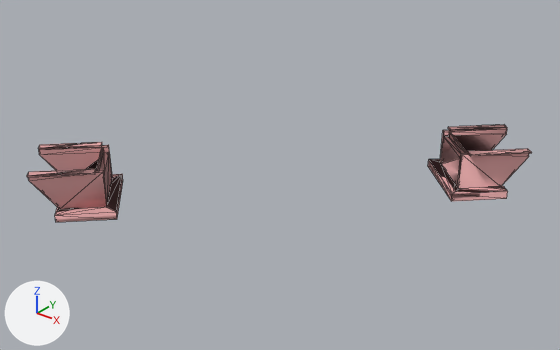
Two versions of the OBJ model data/sceneparts/SoftwareLab/3/bridge3_abutments.obj, one commit apart.
Both versions are drawn from a camera (50 mm lens) standing at (115.8, -72.7, 59.0) and looking at (32.1, 31.9, -5.9). Arrows for +X, +Y and +Z are at lower left; the lights stay in place. Mesh edges are drawn as thin lines. Where no turn or scale is listed for an object, it has been applied to the vertices. Vertices at the same position are counted once.

In view in the first picture: 'bridge3_abutments'.
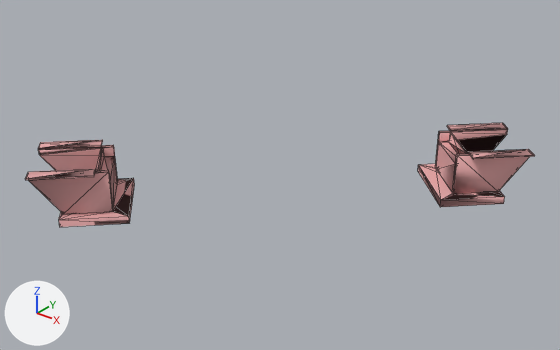
Where the change shows, as pixel boxes [x1, y1, x2, y2] in the pictures (560 x 350 px; the box of a moved part takes in the faces that stretch with it):
```json
{"object": "bridge3_abutments", "change": "reshaped", "before": [27, 125, 532, 222], "after": [25, 123, 534, 227], "on screen": "7% taller"}
{"part": 1, "of": "me_bridge3_abutments", "change": "moved or reshaped", "before": [428, 125, 532, 201], "after": [418, 123, 534, 207]}
{"part": 2, "of": "me_bridge3_abutments", "change": "moved or reshaped", "before": [27, 142, 123, 222], "after": [25, 140, 134, 227]}
```

The change, as JSON lines over the scene's bpy script:
```json
{"block": "me_bridge3_abutments", "where": "# used by ob_bridge3_abutments; location = (0.0, 0.0, 0.0)"}
{"op": "remove", "block": "me_bridge3_abutments", "code": "me_bridge3_abutments.from_pydata(...)  # 136 vertices, 300 faces; spans x -4.8..69.8, y -4.8..69.8, z -9.4..-0.4"}
{"op": "add", "block": "me_bridge3_abutments", "code": "me_bridge3_abutments.from_pydata(...)  # 136 vertices, 300 faces; spans x -5.7..70.6, y -5.7..70.6, z -10.5..-0.4"}
{"block": "me_bridge3_abutments", "change": "me_bridge3_abutments part 1: 68 of 136 vertices moved; they spanned x 48.8..69.8, y 48.8..69.8, z -9.4..-0.4 and now span x 47.4..70.6, y 47.4..70.6, z -10.5..-0.5; mean shift (-0.2, -0.2, -0.6); largest move (60.1, 52.7, -1.8) -> (60.2, 52.8, -6.9)"}
{"block": "me_bridge3_abutments", "change": "me_bridge3_abutments part 2: 49 of 136 vertices moved; they spanned x -4.8..16.1, y -4.8..16.1, z -9.4..-0.4 and now span x -5.7..17.6, y -5.7..17.6, z -10.4..-0.4; mean shift (0.4, 0.4, -0.7); largest move (4.8, 12.2, -1.8) -> (4.8, 12.2, -6.8)"}
```
